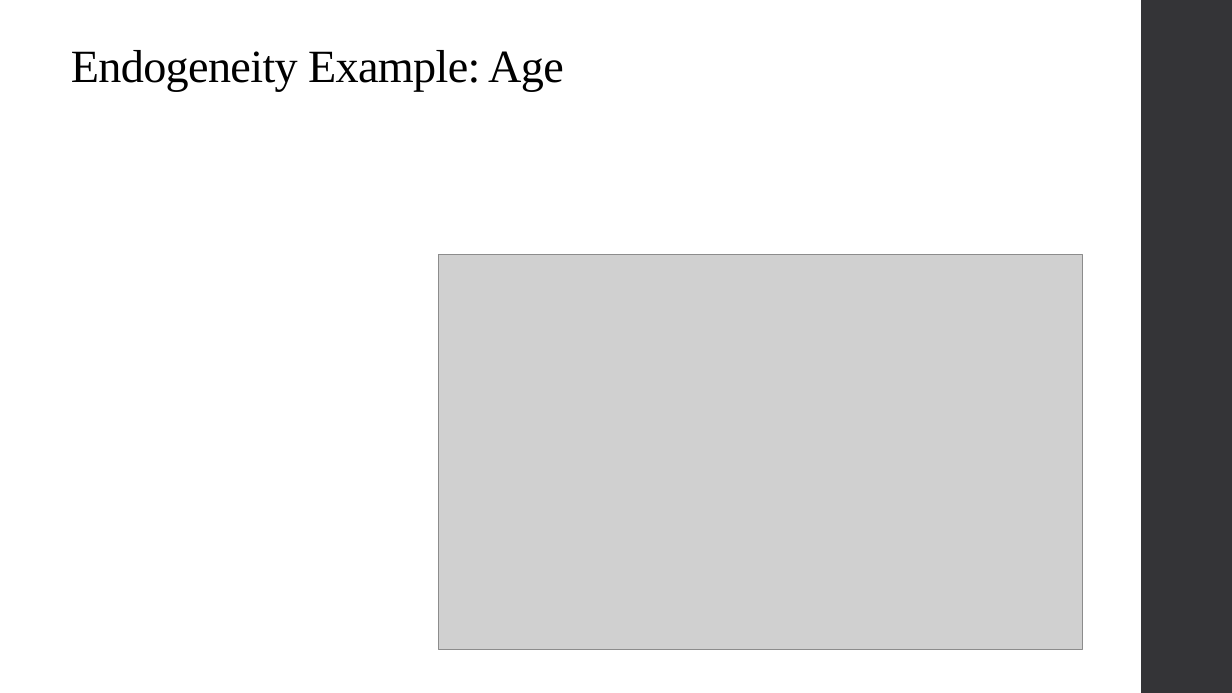
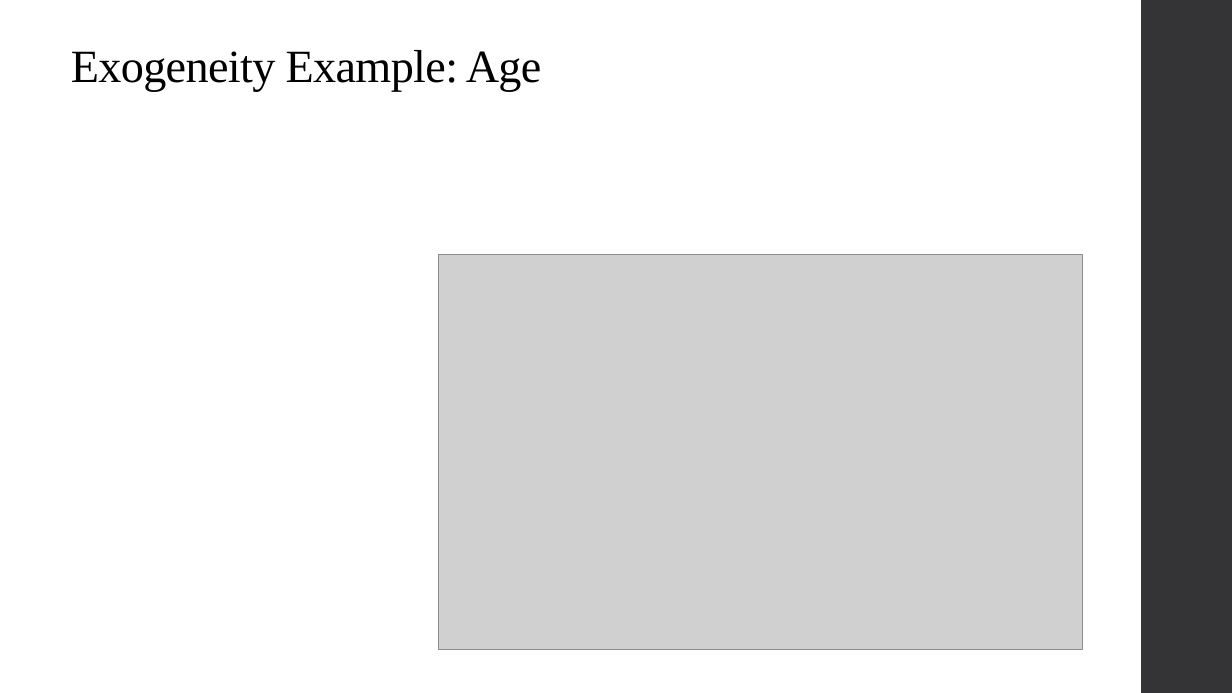
Before and after one commit to qiufei/fork-HAD5744, a slide deck: slide 11 of Lecture06_IV/Lecture6_IVEstimation_2022F.pptx (slide 14 before the commit). Drawn at 1232x693 pixels with LibreOffice and Linux fonts; fonts in the diff are those of the drawing; grey boxes stand for pictures. Boxes give left, top, right and bottom in pixels: in the first picture for what was removed or moved away, otherwise in the second. Text is boxed around its words. In the diff, an @@ line names an element or a change of style, - is before the commit and + after.

```diff
--- a/Lecture06_IV/Lecture6_IVEstimation_2022F.pptx
+++ b/Lecture06_IV/Lecture6_IVEstimation_2022F.pptx
@@ title at [71, 50, 542, 91]: text changed @@
-Endogeneity Example: Age
+Exogeneity Example: Age
```
Also in this commit, not shown: 17 other slides changed, 11 slides added, 3 slides removed, 10 other files.
